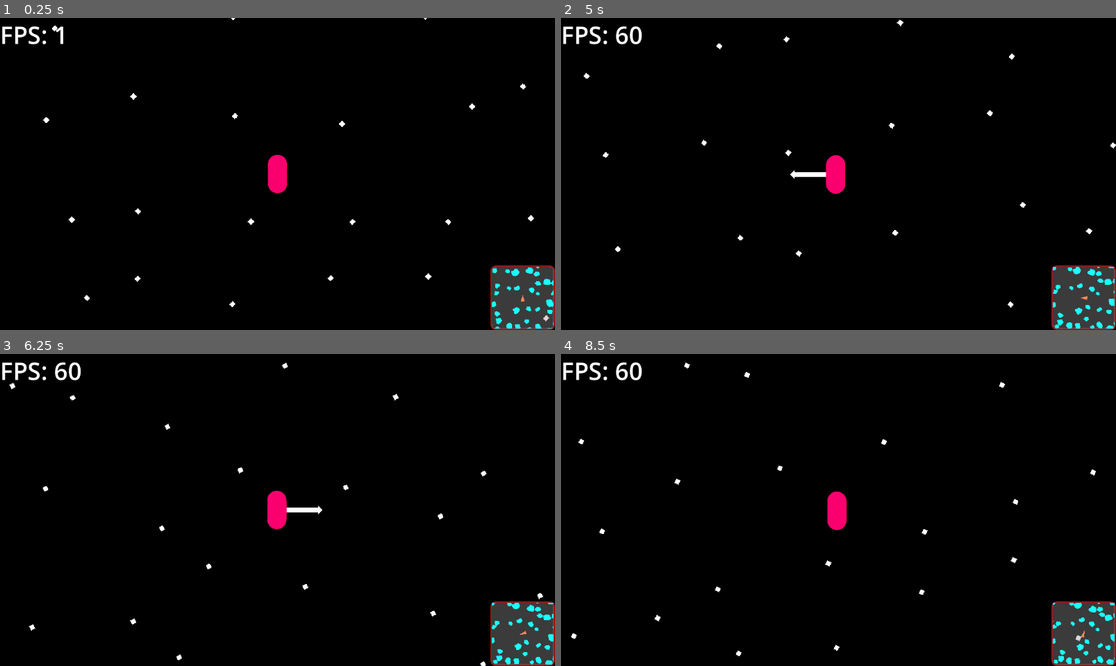
Above: before the commit, frames 1-4 (two rows, left to right).
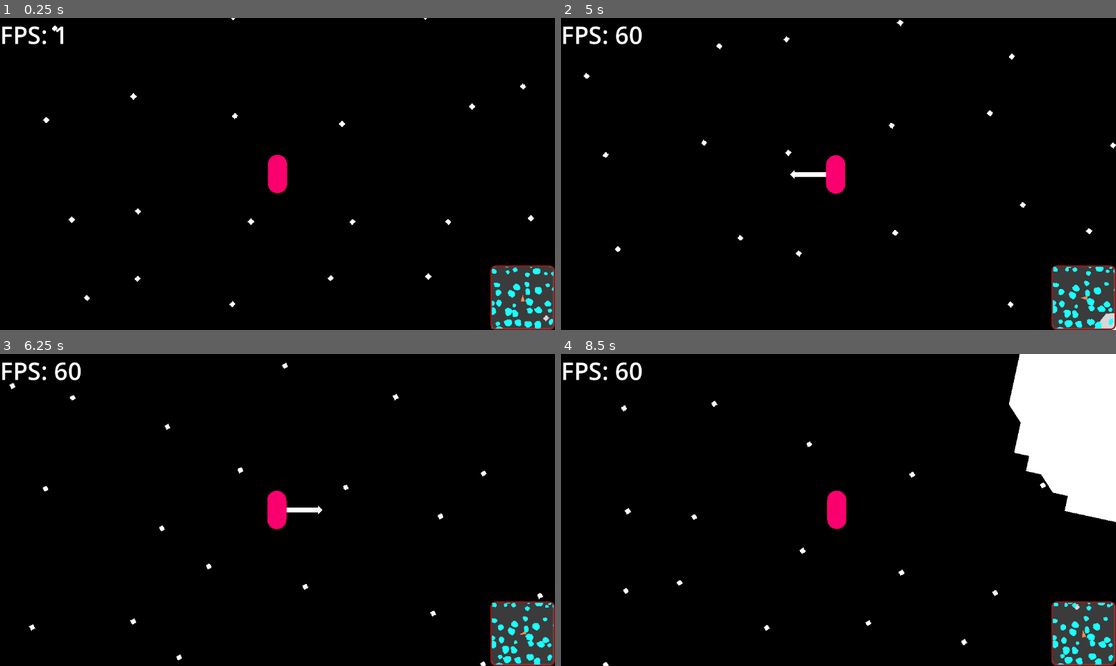
Above: after the commit, the same moments.

Repository: coolspacegame/game
Game: Godot game, scene res://node_2d.tscn
Two runs of this game, one before a commit and one after it. Both use one fixed random seed, a clock stepped at 60 frames per second and the inputs below.
Inputs (mouse positions are in pixels of both pictures, inside the frame that each line leads up to):
- Up to frame 1 (0.25 s): no input
- Up to frame 2 (5 s): tap Enter at 0.5 s; move the mouse to (960, 158) at 0.52 s; hold D (skelly_input_action_right) 0.53-1.28 s; click (960, 158) at 0.6 s; tap Space (skelly_input_action_jump) at 0.77, 1.52, 3.02, 3.77, 4.52 s; move the mouse to (727, 189) at 1.27 s; hold S (skelly_input_action_backward) 1.28-2.03 s; right-click (727, 189) at 1.35 s; move the mouse to (894, 105) at 2.02 s; hold D (skelly_input_action_right) 2.03-2.78 s; tap E (skelly_input_action_2) at 2.1 s; move the mouse to (810, 236) at 2.77 s; hold W (skelly_input_action_forward) 2.78-3.53 s; tap I (skelly_input_action_3) at 2.85 s; move the mouse to (1005, 220) at 3.52 s; hold A (skelly_input_action_left) from 3.53 s (still down); click (1005, 220) at 3.6 s; move the mouse to (672, 127) at 4.27 s; right-click (672, 127) at 4.35 s
- Up to frame 3 (6.25 s): move the mouse to (305, 510) at 5.02 s; release A (skelly_input_action_left) at 5.03 s; hold S (skelly_input_action_backward) 5.03-5.78 s; tap E (skelly_input_action_2) at 5.1 s; move the mouse to (194, 432) at 5.77 s; hold D (skelly_input_action_right) from 5.78 s (still down); tap I (skelly_input_action_3) at 5.85 s; tap Space (skelly_input_action_jump) at 6.02 s
- Up to frame 4 (8.5 s): move the mouse to (960, 494) at 6.52 s; release D (skelly_input_action_right) at 6.53 s; hold W (skelly_input_action_forward) 6.53-7.28 s; click (960, 494) at 6.6 s; tap Space (skelly_input_action_jump) at 6.77, 7.52 s; move the mouse to (727, 525) at 7.27 s; hold D (skelly_input_action_right) 7.28-8.03 s; right-click (727, 525) at 7.35 s; move the mouse to (894, 441) at 8.02 s; hold S (skelly_input_action_backward) from 8.03 s (still down); tap E (skelly_input_action_2) at 8.1 s

The runs differ from the first frame. In frame 1, 0.7% of the frame differs, in the area x 88-100%, y 79-100%; in frame 2, 0.8%; in frame 3, 0.8%; in frame 4, 9.6%, in the area x 1-100%, y 0-100%.

Commit message:
Environment abstraction into stefan branch (#16)
* rewriting environment generator to be more readable

* abstracted environment generator into new sene

Diff:
--- a/node_2d.tscn
+++ b/node_2d.tscn
@@ -1,21 +1,12 @@
-[gd_scene load_steps=13 format=3 uid="uid://d01ygggpfvijv"]
+[gd_scene load_steps=11 format=3 uid="uid://d01ygggpfvijv"]
 
 [ext_resource type="PackedScene" uid="uid://tbol7ay3fc5a" path="res://scenes/the_character.tscn" id="1_x0ka3"]
 [ext_resource type="Shader" uid="uid://bxtj0hvu04viu" path="res://shaders/bg_shader.tres" id="2_q6r6c"]
 [ext_resource type="Script" uid="uid://dv4vjoges1tfq" path="res://scripts/TheCamera.gd" id="4_rj586"]
 [ext_resource type="PackedScene" uid="uid://cg741qlycoys2" path="res://scenes/the_ui.tscn" id="6_d21ai"]
-[ext_resource type="Script" uid="uid://bf2cimoge6xc1" path="res://scripts/TheGenerator.gd" id="7_4d7sh"]
+[ext_resource type="PackedScene" uid="uid://hl0a6w7u01ry" path="res://scenes/the_environment.tscn" id="7_d21ai"]
 [ext_resource type="Script" uid="uid://cw2jpbgevioaq" path="res://scripts/Background.gd" id="8_4d7sh"]
 [ext_resource type="Script" uid="uid://d4iai86sp4tm" path="res://scripts/MinimalInputHandler.gd" id="10_ir8iy"]
-
-[sub_resource type="FastNoiseLite" id="FastNoiseLite_ir8iy"]
-noise_type = 0
-frequency = 0.0051
-fractal_octaves = 3
-domain_warp_fractal_octaves = 2
-
-[sub_resource type="FastNoiseLite" id="FastNoiseLite_hqns4"]
-fractal_octaves = 3
 
 [sub_resource type="ShaderMaterial" id="ShaderMaterial_d21ai"]
 shader = ExtResource("2_q6r6c")
@@ -36,10 +27,7 @@
 
 [node name="TheCharacter" parent="." instance=ExtResource("1_x0ka3")]
 
-[node name="TheGenerator" type="Node2D" parent="."]
-script = ExtResource("7_4d7sh")
-detail_noise = SubResource("FastNoiseLite_ir8iy")
-size_noise = SubResource("FastNoiseLite_hqns4")
+[node name="TheEnvironment" parent="." instance=ExtResource("7_d21ai")]
 
 [node name="Background" type="MeshInstance2D" parent="."]
 light_mask = 0
@@ -63,6 +51,6 @@
 [connection signal="request_character_movement" from="MinimalInputHandler" to="TheCharacter" method="_on_request_movement"]
 [connection signal="body_transform_updated" from="TheCharacter" to="CanvasLayer/UI" method="_on_character_transform_updated"]
 [connection signal="body_transform_updated" from="TheCharacter" to="TheCamera" method="_on_character_transform_updated"]
-[connection signal="asteroid_mesh_created" from="TheGenerator" to="CanvasLayer/UI" method="_on_asteroid_mesh_created"]
-[connection signal="asteroid_transform_updated" from="TheGenerator" to="CanvasLayer/UI" method="_on_asteroid_transform_updated"]
+[connection signal="asteroid_mesh_created" from="TheEnvironment" to="CanvasLayer/UI" method="_on_asteroid_mesh_created"]
+[connection signal="asteroid_transform_updated" from="TheEnvironment" to="CanvasLayer/UI" method="_on_asteroid_transform_updated"]
 [connection signal="position_updated" from="TheCamera" to="Background" method="on_camera_postion_updated"]
--- /dev/null
+++ b/scenes/the_environment.tscn
@@ -0,0 +1,15 @@
+[gd_scene load_steps=4 format=3 uid="uid://hl0a6w7u01ry"]
+
+[ext_resource type="Script" uid="uid://bf2cimoge6xc1" path="res://scripts/TheEnvironment.gd" id="1_wuav0"]
+
+[sub_resource type="FastNoiseLite" id="FastNoiseLite_wuav0"]
+frequency = 0.005
+fractal_octaves = 3
+
+[sub_resource type="FastNoiseLite" id="FastNoiseLite_k1xs0"]
+fractal_octaves = 3
+
+[node name="TheEnvironment" type="Node2D"]
+script = ExtResource("1_wuav0")
+_detail_noise = SubResource("FastNoiseLite_wuav0")
+_size_noise = SubResource("FastNoiseLite_k1xs0")
--- /dev/null
+++ b/scripts/TheEnvironment.gd
@@ -0,0 +1,218 @@
+extends Node2D
+
+@export var _global_seed := 111
+@export var _detail_noise: FastNoiseLite
+@export var _size_noise: FastNoiseLite
+
+var _rng = RandomNumberGenerator.new()
+
+signal asteroid_mesh_created(asteroid_mesh: Mesh)
+signal asteroid_transform_updated(idx: int, transform: Transform2D)
+
+## the size of a "chunk", a square region of the environment that is generated as a unit
+const SQUARE_CHUNK_SIZE := 4096
+
+## How many times the chunk is subdivided to get the tile grid
+const TILE_GRID_SUBDIVISION_FACTOR := 7
+
+## The size of a tile used for asteroid generation
+const TILE_SIZE := SQUARE_CHUNK_SIZE / pow(2, TILE_GRID_SUBDIVISION_FACTOR)
+
+## How many tiles across a chunk is
+const TILES_PER_CHUNK_LENGTH := SQUARE_CHUNK_SIZE / TILE_SIZE
+
+## Approximately how far apart the asteroid centers will be from each other
+const ASTEROID_SPACING_FACTOR := 1500.0
+
+## the maximum possible distance from an asteroid center to a border tile
+const MAX_ASTEROID_RADIUS := 1500.0
+
+## determines the density of the asteroid
+const ASTEROID_MASS_PER_TILE := 2000.0
+
+## This value represents the change in angle used to generate the border points for an asteroid.
+## The border points are generated in a circular fashion around the asteroid center.
+## This value is calculated using sqrt(2) * TILE_SIZE / MAX_ASTEROID_RADIUS,
+## an upper limit on how many tile-lengths the circumference of the bounding circle will be for the asteroid.
+const ASTEROID_BORDER_GENERATION_ANGULAR_INCREMENT := atan(sqrt(2) * TILE_SIZE / MAX_ASTEROID_RADIUS)
+
+## How many steps we take around the circle as determined by the calculated increment, ASTEROID_BORDER_GENERATION_ANGULAR_INCREMENT
+const ASTEROID_BORDER_GENERATION_NUM_ANGLES = ceili(2 * PI / ASTEROID_BORDER_GENERATION_ANGULAR_INCREMENT)
+
+## When generating the asteroid centers using Poisson Disk Sampling, this
+## is the maximum number of candidate points used in each iteration of the algorithm
+const POISSON_DISK_SMAPLING_NUM_CANDIDATES := 20
+
+## this is the size of the padding used during generation to prevent adjacent
+## chunks from having overlapping asteroids
+const CHUNK_PADDING := Vector2.ONE * ASTEROID_SPACING_FACTOR / 2.0
+
+## Given a bounding region, generate a series of random points
+## that are guaranteed to be a distance greater than or equal to spacing_factor from each other
+func poisson_disk_sampling(sampling_region: Rect2, spacing_factor: float = ASTEROID_SPACING_FACTOR, rng: RandomNumberGenerator = _rng) -> Array[Vector2]:
+
+	# choose an initial point for the algorithm
+	var initial_x = rng.randf_range(sampling_region.position.x, sampling_region.end.x)
+	var initial_y = rng.randf_range(sampling_region.position.y, sampling_region.end.y)
+	var initial_point := Vector2(initial_x, initial_y)
+
+	# this will hold the active points, or the points that we have not yet used to generate other candidate points
+	var active_points := [initial_point]
+	# this array will contain the result of the algorithm
+	var result_points: Array[Vector2] = [initial_point]
+
+	# while we still have valid points we have not checked
+	while len(active_points) > 0:
+		# get the next active point
+		var active_point = active_points.pop_back()
+
+		# We will attempt to generate POISSON_DISK_SMAPLING_NUM_CANDIDATES number of points.
+		# There is some chance (that increases as the area becomes more crowded) that we will not actually
+		# achieve this number of new points, as some of them will be invalid (too close to existing points,
+		# or outside the bounds of the sampling region)
+		for i in range(POISSON_DISK_SMAPLING_NUM_CANDIDATES):
+
+			# Generate a candidate within in an annulus centered at the current active_point
+			var candidate_point_distance = rng.randf_range(spacing_factor, 2*spacing_factor)
+			var candidate_point_angle = rng.randf_range(0.0, TAU)
+			var candidate = active_point + candidate_point_distance * Vector2(cos(candidate_point_angle), sin(candidate_point_angle))
+
+			# check of the candidate breaks any of the validity checks.
+			# i.e. is it outside the sampling bounds (the chunk), or is it too close to another point
+			var candidate_is_valid = true
+			for p in result_points:
+
+				var candidate_out_of_bounds =  \
+					   candidate.x > sampling_region.end.x \
+					or candidate.x < sampling_region.position.x \
+					or candidate.y > sampling_region.end.y \
+					or candidate.y < sampling_region.position.y
+				var candidate_too_close = (candidate - p).length() < spacing_factor
+
+				if candidate_too_close or candidate_out_of_bounds:
+					candidate_is_valid = false
+					break
+
+			# if the candidate didn't fail the checks, then we keep it
+			if candidate_is_valid:
+				active_points.push_back(candidate)
+				result_points.push_back(candidate)
+
+	return result_points
+
+## This function generates all the asteroids in a chunk for a given chunk coordinate.
+## This coordinate specifies how many chunks away from the origin these asteroids will generate.
+func generate_chunk(chunk_coord: Vector2i):
+
+	# these are the 'start' and 'end' of the chunk in world coordinates. In other words,
+	# the top-left and bottom-right corners of the chunk
+	var chunk_start :=  Vector2(chunk_coord) * SQUARE_CHUNK_SIZE + CHUNK_PADDING
+	var chunk_end := Vector2(chunk_coord + Vector2i.ONE) * SQUARE_CHUNK_SIZE - CHUNK_PADDING
+
+	# setting the generation seed to be the _global_seed parameter XOR'd with the hashed chunk coordinate/index.
+	# Given the same _global_seed and the same chunk_coord, the generated asteroids will always be the same in the chunk.
+	# Given that the _global_seed never changes, the same environment is always generated.
+	# Changing the global seed will generate a completely new environment.
+	_rng.seed = _global_seed ^ hash(chunk_coord)
+
+	var sampling_region = Rect2()
+	sampling_region.position = chunk_start
+	sampling_region.end = chunk_end
+
+	# here we generate the center points of the asteroids within the chunk.
+	# They will all be within the sampling region and will be at least ASTEROID_SPACING_FACTOR
+	# apart from one another.
+	var asteroid_center_points = poisson_disk_sampling(sampling_region)
+
+	# For each of the center points, generate the polygon outline of the asteroid using a noise image
+	for center_point in asteroid_center_points:
+		# this will be the resulting border for each iteration of this for loop
+		var asteroid_border_tiles = []
+
+		# we want each asteroid to look different, so give the noise generation a random seed
+		_detail_noise.seed = _rng.randi()
+
+		# this is an "image" that has dimensions ASTEROID_BORDER_GENERATION_NUM_ANGLES x 1.
+		# It is essential a very long, very thin, seamless image. Meaning, the start and end pixels are around the same value.
+		# It will, in a sense, be projected circularly around the circumference of the asteroid bounds to generate the surface of the asteroid.
+		var noise_img = _detail_noise.get_seamless_image(ASTEROID_BORDER_GENERATION_NUM_ANGLES, 1)
+
+		# use a separate noise that is continuous across the terrain to scale each asteroid.
+		# this creates the effect of having neighboring asteroids likely to be similar in size,
+		# at least as long as neighboring noise values are similar (meaning the frequency of the noise is low enough)
+		var asteroid_scale = (_size_noise.get_noise_2dv(center_point) + 1) / 2
+
+		# for each step around the circle
+		for i in range(ASTEROID_BORDER_GENERATION_NUM_ANGLES):
+			# the angle of the location we are at along the border
+			var tile_angle = i * ASTEROID_BORDER_GENERATION_ANGULAR_INCREMENT
+
+			# the noise used to offset the border circle to generate the bumpy surface.
+			# Note: the image is grayscale so the first channel is used arbitrarily
+			var noise = noise_img.get_pixel(i, 0).r
+
+			# remap the noise from the range [0, 1] to [0.5, 1]
+			noise = noise * 0.5 + 0.5
+
+			# the resulting distance of the tile from the center of the asteroid
+			var tile_distance = noise * MAX_ASTEROID_RADIUS * asteroid_scale
+
+			# the location of the tile center in cartesian coordinates
+			var tile_center_point = tile_distance * Vector2(cos(tile_angle), sin(tile_angle)) + center_point
+
+			# the location of the tile in grid coordinates
+			var new_tile_coord = Vector2i(tile_center_point / TILE_SIZE)
+
+			# append this tile to the list of border tiles, but first checking that the tile is not repeated from the
+			# previous iteration of this loop. This is possible because the angle increment is only the minimum for a change in
+			# tile coordinate to occur. It is possible to repeat tiles a couple times in a row.
+			if i == 0 or asteroid_border_tiles[-1] != new_tile_coord:
+				asteroid_border_tiles.append(new_tile_coord)
+
+
+		# Now we need to create the necessary nodes
+		var asteroid = Asteroid.new()
+		var rigid_body = RigidBody2D.new()
+
+		rigid_body.mass = ASTEROID_MASS_PER_TILE * asteroid_border_tiles.size()
+
+		asteroid.generate_mesh(asteroid_border_tiles, TILE_SIZE, center_point)
+		asteroid_mesh_created.emit(asteroid.mesh_node.mesh)
+
+		# The asteroid generate_mesh() function calculates a collision polygon that is a smoothed
+		# version of the asteroid polygon border. Here, we are generating a series of convex hulls that, when composed together,
+		# allow for fast collision calculations with the complex asteroid shape.
+		var convex_hulls = Geometry2D.decompose_polygon_in_convex(asteroid.collision_polygon)
+		for hull in convex_hulls:
+			var collision_shape := CollisionShape2D.new()
+			collision_shape.shape = ConvexPolygonShape2D.new()
+			collision_shape.shape.points = hull
+
+			# add the new collision shape to the asteroid's rigidbody
+			rigid_body.add_child(collision_shape)
+
+		asteroid.add_child(rigid_body)
+		asteroid.position = center_point
+		asteroid.rigid_body = rigid_body
+
+		# add the asteroid we just generated to this Environment node as a child
+		add_child(asteroid)
+		asteroid = get_child(get_child_count() - 1)
+
+		# Give the new asteroid a small amount of random movement to start with
+		asteroid.rigid_body.apply_central_impulse(100 * (Vector2(_rng.randf(), _rng.randf()) * 2 - Vector2.ONE))
+		asteroid.rigid_body.apply_torque_impulse(100 * (_rng.randf() * 2 - 1))
+
+func _process(_delta: float) -> void:
+	for child_idx in range(get_child_count()):
+		var child := get_child(child_idx) as Asteroid
+		asteroid_transform_updated.emit(child_idx, child.rigid_body.global_transform)
+
+func _ready() -> void:
+	_size_noise.seed = _global_seed
+	const SIZE := 5
+	const EXTENT := floori(SIZE / 2.0)
+
+	for i in range(-EXTENT, EXTENT):
+		for j in range(-EXTENT, EXTENT):
+			generate_chunk(Vector2i(i, j))
--- a/scripts/TheGenerator.gd
+++ /dev/null
@@ -1,168 +0,0 @@
-extends Node2D
-
-@export var detail_noise: FastNoiseLite
-@export var size_noise: FastNoiseLite
-@export var global_seed := 111
-
-signal asteroid_mesh_created(asteroid_mesh: Mesh)
-signal asteroid_transform_updated(idx: int, transform: Transform2D)
-
-signal asteroid_body_created(body: RigidBody2D)
-signal asteroid_approaching_character(asteroid: RigidBody2D)
-signal asteroid_exiting_character(asteroid: RigidBody2D)
-
-class TileInfo:
-	var is_border_tile = false
-
-var generated_chunks := {}
-var generated_tiles := {}
-
-const SQUARE_CHUNK_SIZE := 4096.0
-
-# How many times the chunk is subdivided to get the fine grid
-const FINE_GRID_DEPTH := 7
-
-
-func rand_point_in_rect(rect_min: Vector2, rect_max: Vector2) -> Vector2:
-	return Vector2(randf_range(rect_min.x, rect_max.x), randf_range(rect_min.y, rect_max.y))
-
-func _on_approaching_character(body: Node2D):
-	if body is RigidBody2D and is_ancestor_of(body):
-		asteroid_approaching_character.emit(body)
-
-func _on_exiting_character(body: Node2D):
-	if body is RigidBody2D and is_ancestor_of(body):
-		asteroid_exiting_character.emit(body)
-
-
-func generate_chunk(chunk_coord: Vector2i):
-	var fine_grid_resolution = int(pow(2, FINE_GRID_DEPTH) + 0.5)
-	# var fine_grid_chunk_coord = chunk_coord * fine_grid_resolution
-	var fine_grid_size = SQUARE_CHUNK_SIZE / fine_grid_resolution
-
-	var asteroid_spacing_factor := 1500.0
-	var max_radius := 1500.0
-	var num_candidates_factor := 20
-
-	var rect_min :=  Vector2(chunk_coord) * SQUARE_CHUNK_SIZE + Vector2.ONE * asteroid_spacing_factor / 2
-	var rect_max := Vector2(chunk_coord + Vector2i.ONE) * SQUARE_CHUNK_SIZE - Vector2.ONE * asteroid_spacing_factor / 2
-
-	seed(global_seed ^ hash(chunk_coord))
-
-	var initial_point := rand_point_in_rect(rect_min, rect_max)
-	var active_points := [initial_point]
-	var final_points := [initial_point]
-
-	while len(active_points) > 0:
-		var active = active_points.pop_back()
-
-
-		for i in range(num_candidates_factor):
-			var candidate_dist = randf_range(asteroid_spacing_factor, 2*asteroid_spacing_factor)
-			var candidate_angle = randf_range(0.0, 2.0 * PI)
-			var candidate = active + Vector2(candidate_dist * cos(candidate_angle), candidate_dist * sin(candidate_angle))
-
-			var candidate_is_valid = true
-
-			for p in final_points:
-				if (candidate - p).length() < asteroid_spacing_factor \
-				or candidate.x > rect_max.x \
-				or candidate.x < rect_min.x \
-				or candidate.y > rect_max.y \
-				or candidate.y < rect_min.y:
-
-					candidate_is_valid = false
-					break
-
-			if candidate_is_valid:
-				# print_debug((candidate - active).length())
-				active_points.push_back(candidate)
-				final_points.push_back(candidate)
-
-
-
-	# print_debug(final_points)
-	size_noise.seed = randi()
-
-	for point in final_points:
-
-		var asteroid_border_tiles = []
-
-		detail_noise.seed = randi()
-
-
-
-		var angular_increment = asin(fine_grid_size / max_radius)
-		var num_angles = ceili(2 * PI / angular_increment);
-
-		var noise_img = detail_noise.get_seamless_image(num_angles, 1)
-
-		for i in range(num_angles):
-			var angle = i * angular_increment
-			var noise = noise_img.get_pixel(i, 0).r
-			noise = noise * 0.5 + 0.5
-			var max_distance = noise * max_radius * (size_noise.get_noise_2dv(point) + 1) / 2
-
-			# for d in range(0.0, max_distance, fine_grid_size/2):
-			var new_point = max_distance * Vector2(cos(angle), sin(angle)) + point
-			var new_tile = Vector2i(new_point / fine_grid_size)
-
-			if i == 0 or asteroid_border_tiles[-1] != new_tile:
-				asteroid_border_tiles.append(new_tile)
-
-
-		var centroid = Vector2.ZERO
-		for tile in asteroid_border_tiles:
-			centroid += Vector2(tile) * fine_grid_size / len(asteroid_border_tiles)
-
-		var asteroid = Asteroid.new()
-		var rigid_body = RigidBody2D.new()
-
-
-		var asteroid_center = centroid
-
-		rigid_body.mass = 2000.0 * asteroid_border_tiles.size()
-		# rigid_body.transform = rigid_body.transform.translated(asteroid_center)
-
-		asteroid.generate_mesh(asteroid_border_tiles, fine_grid_size, asteroid_center)
-		asteroid_mesh_created.emit(asteroid.mesh_node.mesh)
-
-		var p = asteroid.collision_polygon
-		var hulls = Geometry2D.decompose_polygon_in_convex(p)
-		for hull in hulls:
-			var collision_shape := CollisionShape2D.new()
-			collision_shape.shape = ConvexPolygonShape2D.new()
-			collision_shape.shape.points = hull
-			rigid_body.add_child(collision_shape)
-
-		asteroid.add_child(rigid_body)
-		asteroid.position = asteroid_center
-		asteroid.rigid_body = rigid_body
-
-
-		add_child(asteroid)
-		asteroid = get_child(get_child_count() - 1)
-		asteroid.rigid_body.apply_central_impulse(100 * (Vector2(randf(), randf()) * 2 - Vector2.ONE))
-		asteroid.rigid_body.apply_torque_impulse(100 * (randf() * 2 - 1))
-		asteroid_body_created.emit(asteroid.rigid_body)
-
-func _process(delta: float) -> void:
-	for child_idx in range(get_child_count()):
-		var child := get_child(child_idx) as Asteroid
-
-		asteroid_transform_updated.emit(child_idx, child.rigid_body.global_transform)
-
-# func _physics_process(delta: float) -> void:
-# 	for child in get_children():
-# 		var rigid_body = child as RigidBody2D
-
-
-
-func _ready() -> void:
-	const SIZE := 5
-
-	for i in range(-SIZE / 2, SIZE / 2):
-		for j in range(-SIZE / 2, SIZE / 2):
-			var c = Vector2i(i, j)
-			# print_debug(c)
-			generate_chunk(c)
Renamed: scripts/TheGenerator.gd.uid -> scripts/TheEnvironment.gd.uid
